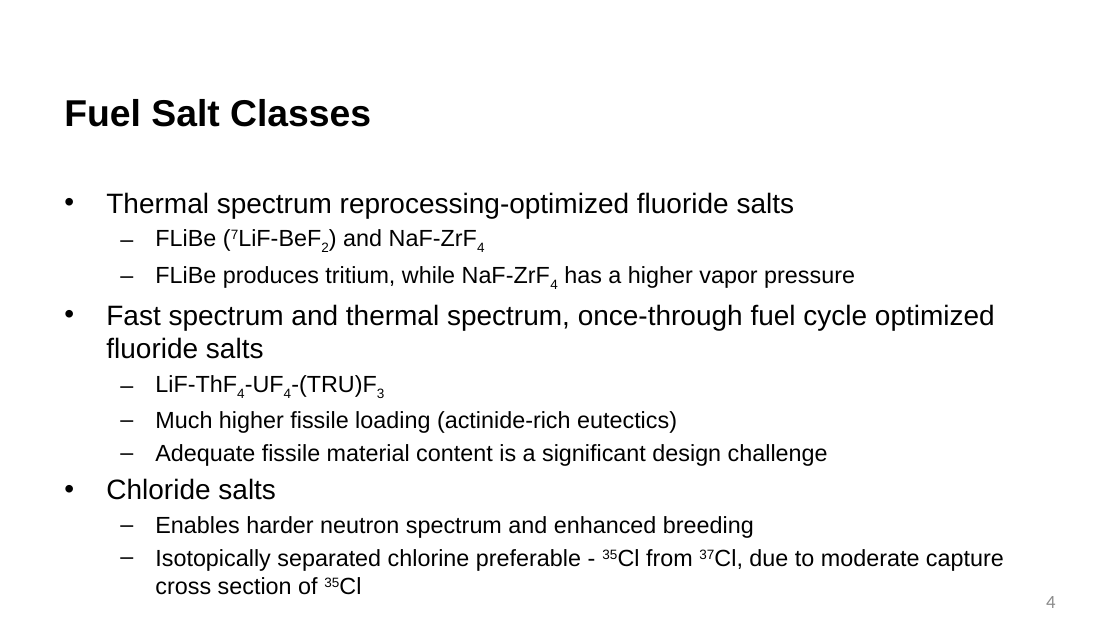
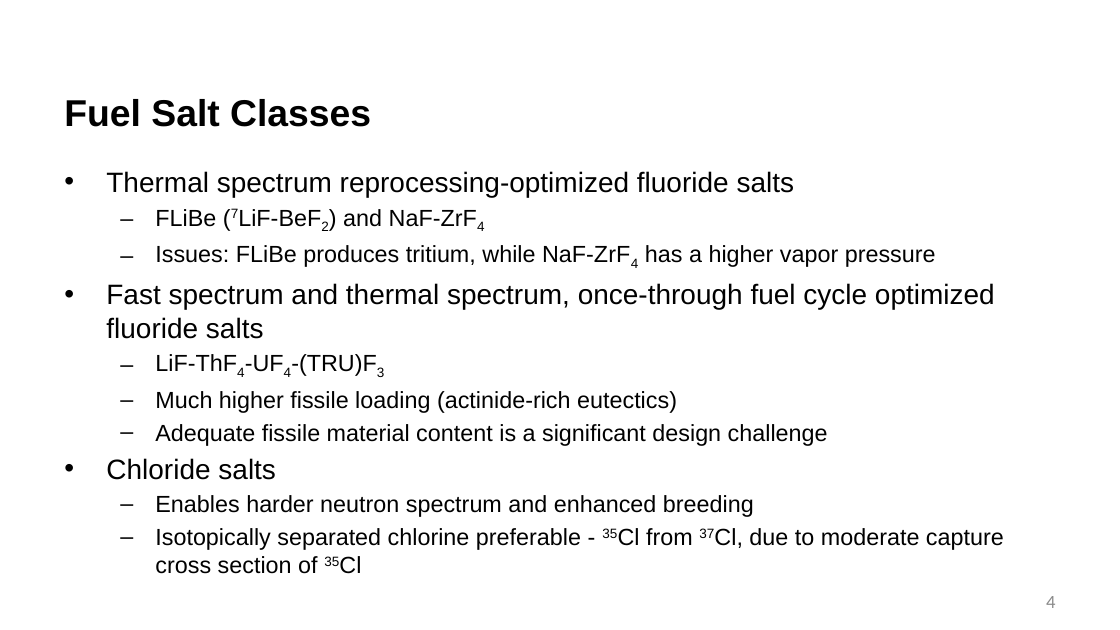
Before and after one commit to benbeeler/TEACHING, a slide deck: slide 4 of Advanced Reactor Materials/Fall2026/Lec14_MoltenSalts.pptx. Drawn at 1120x630 pixels with LibreOffice and Linux fonts; fonts in the diff are those of the drawing; background and template pictures are left out. Boxes give left, top, right and bottom in pixels: in the first picture for what was removed or moved away, otherwise in the second. Text is boxed around its words. In the diff, an @@ line names an element or a change of style, - is before the commit and + after.

```diff
--- a/Advanced Reactor Materials/Fall2026/Lec14_MoltenSalts.pptx
+++ b/Advanced Reactor Materials/Fall2026/Lec14_MoltenSalts.pptx
@@ text "Thermal spectrum reprocessing-optimized fluoride salts" moved from (x1=106, y1=192, x2=1004, y2=571) to (x1=106, y1=171, x2=1004, y2=574) @@
@@ text at (x1=155, y1=245, x2=936, y2=267): text changed @@
-  – FLiBe produces tritium, while NaF-ZrF4 has a higher vapor pressure
+  – Issues: FLiBe produces tritium, while NaF-ZrF4 has a higher vapor pressure
```
Also in this commit, not shown: 13 other slides changed, 1 slide added, 24 slides removed, 17 other files.
